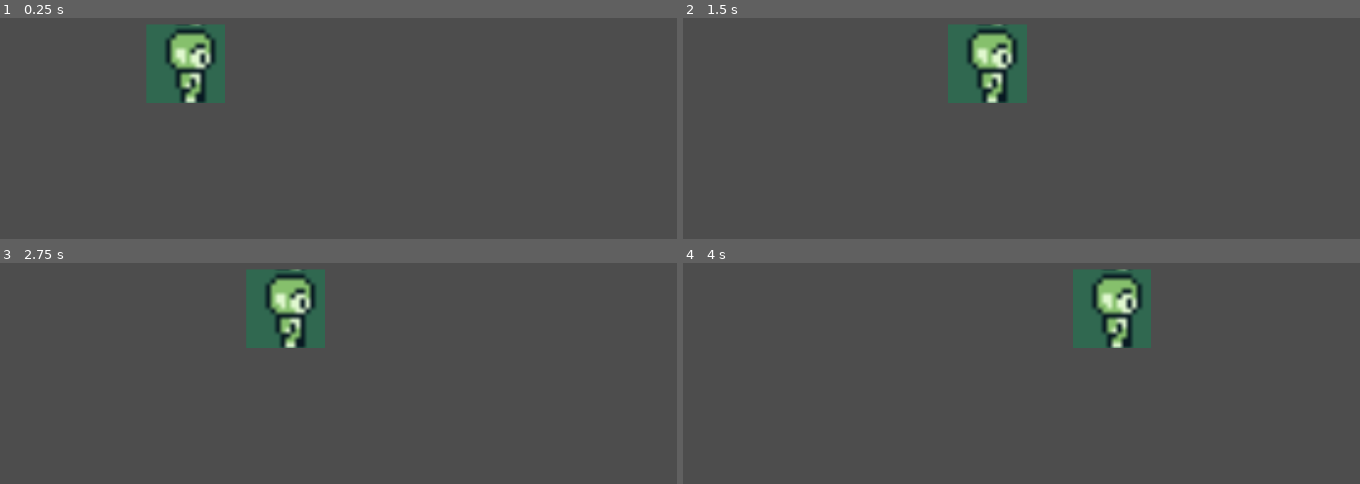
Above: before the commit, frames 1-4 (two rows, left to right).
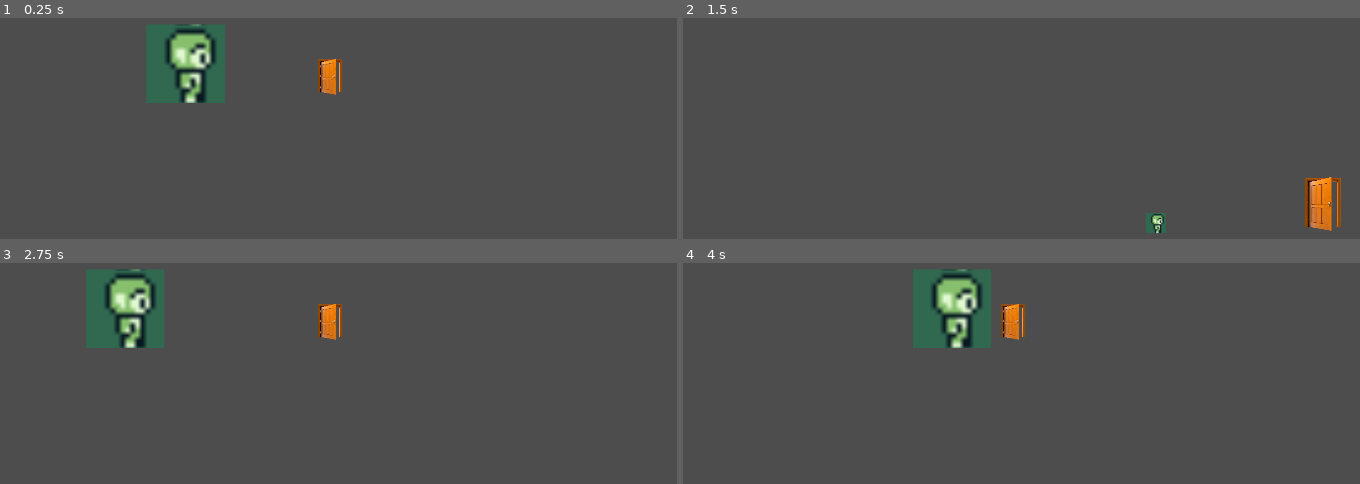
Above: after the commit, the same moments.

Repository: fliro76/Godot-WildJam-07-11-2025
Game: Godot game, scene res://Scenes/main.tscn
Same seed, same stepped clock (60 frames per second), same inputs: the game is played once before the commit and once after it.
Inputs:
- Up to frame 1 (0.25 s): no input
- Up to frame 2 (1.5 s): tap Enter (ui_accept) at 0.5, 0.77 s; hold D (Move_Right) from 0.53 s (still down)
- Up to frame 3 (2.75 s): tap Enter (ui_accept) at 1.52 s; release D (Move_Right) at 2.03 s; hold A (Move_Left) from 2.03 s (still down)
- Up to frame 4 (4 s): release A (Move_Left) at 2.78 s; hold D (Move_Right) from 2.78 s (still down); tap Enter (ui_accept) at 3.02, 3.77 s

The runs differ from the first frame. In frame 1, 0.5% of the frame differs, in the area x 46-51%, y 18-35%; in frame 2, 5.3%; in frame 3, 8.3%; in frame 4, 8.4%, in the area x 33-70%, y 2-39%.

Commit message:
Added door + Level 0

Diff:
--- /dev/null
+++ b/Scenes/Levels/Level/level_0.tscn
@@ -0,0 +1,26 @@
+[gd_scene load_steps=4 format=3 uid="uid://ccx4ti6fa5mvu"]
+
+[ext_resource type="PackedScene" uid="uid://dcc73fmliw256" path="res://Scenes/Characters state/character_Side_Scroll.tscn" id="1_6j21y"]
+[ext_resource type="PackedScene" uid="uid://dbuotqvc8dqey" path="res://Scenes/door.tscn" id="2_aro42"]
+
+[sub_resource type="WorldBoundaryShape2D" id="WorldBoundaryShape2D_g82nm"]
+distance = 1.0
+
+[node name="Level - Outside" type="Node2D"]
+
+[node name="StaticBody2D" type="StaticBody2D" parent="."]
+
+[node name="CollisionShape2D" type="CollisionShape2D" parent="StaticBody2D"]
+shape = SubResource("WorldBoundaryShape2D_g82nm")
+
+[node name="Character_Side_Scroll" parent="." instance=ExtResource("1_6j21y")]
+position = Vector2(-15, -9)
+
+[node name="Camera2D" type="Camera2D" parent="Character_Side_Scroll"]
+position = Vector2(0, -2)
+zoom = Vector2(3, 3)
+
+[node name="Door" parent="." instance=ExtResource("2_aro42")]
+position = Vector2(178, -26)
+scale = Vector2(0.5, 0.5)
+levelToTeleport = "Scenes/Levels/Level/level_1"
--- a/Scenes/Levels/Level_1 - House/level_1.tscn
+++ b/Scenes/Levels/Level/level_1.tscn
@@ -1,5 +1,6 @@
-[gd_scene load_steps=3 format=3 uid="uid://ddjro7lbdw1qk"]
+[gd_scene load_steps=4 format=3 uid="uid://ddjro7lbdw1qk"]
 
+[ext_resource type="PackedScene" uid="uid://dbuotqvc8dqey" path="res://Scenes/door.tscn" id="2_6k3ib"]
 [ext_resource type="PackedScene" uid="uid://bjl7vmx40r3i8" path="res://Scenes/Characters state/character_Top_Down.tscn" id="2_xfk5q"]
 
 [sub_resource type="WorldBoundaryShape2D" id="WorldBoundaryShape2D_t2wyo"]
@@ -52,3 +53,6 @@
 [node name="CollisionShape2D" type="CollisionShape2D" parent="Walls Collision/Right"]
 position = Vector2(-1080, 1825)
 shape = SubResource("WorldBoundaryShape2D_t2wyo")
+
+[node name="Door" parent="." instance=ExtResource("2_6k3ib")]
+position = Vector2(790, 194)
--- /dev/null
+++ b/Scenes/door.tscn
@@ -0,0 +1,23 @@
+[gd_scene load_steps=4 format=3 uid="uid://dbuotqvc8dqey"]
+
+[ext_resource type="Script" uid="uid://pdn6ojktoqar" path="res://Scripts/Door.gd" id="1_p0e35"]
+[ext_resource type="Texture2D" uid="uid://dr8rciiw2kjbg" path="res://Assets/doorPlaceholder.webp" id="2_fahql"]
+
+[sub_resource type="RectangleShape2D" id="RectangleShape2D_p0e35"]
+size = Vector2(20, 24)
+
+[node name="Door" type="Area2D"]
+disable_mode = 2
+script = ExtResource("1_p0e35")
+
+[node name="Sprite2D" type="Sprite2D" parent="."]
+scale = Vector2(0.1, 0.1)
+texture = ExtResource("2_fahql")
+
+[node name="CollisionShape2D" type="CollisionShape2D" parent="."]
+position = Vector2(0, 1)
+scale = Vector2(4, 4)
+shape = SubResource("RectangleShape2D_p0e35")
+one_way_collision_margin = 0.0
+
+[connection signal="body_entered" from="." to="." method="_on_body_entered"]
--- a/Scenes/doors.tscn
+++ /dev/null
@@ -1,14 +0,0 @@
-[gd_scene load_steps=3 format=3 uid="uid://sn8kvh336vhi"]
-
-[ext_resource type="Script" uid="uid://pdn6ojktoqar" path="res://Scripts/Door.gd" id="1_70kxj"]
-
-[sub_resource type="RectangleShape2D" id="RectangleShape2D_3oa17"]
-
-[node name="Doors" type="Node2D"]
-scale = Vector2(1.28, 0.878745)
-
-[node name="Area2D" type="Area2D" parent="."]
-script = ExtResource("1_70kxj")
-
-[node name="CollisionShape2D" type="CollisionShape2D" parent="Area2D"]
-shape = SubResource("RectangleShape2D_3oa17")
--- a/Scenes/main.tscn
+++ b/Scenes/main.tscn
@@ -1,6 +1,6 @@
 [gd_scene load_steps=2 format=3 uid="uid://p151r725gvhn"]
 
-[ext_resource type="PackedScene" uid="uid://ddjro7lbdw1qk" path="res://Scenes/Levels/Level_1 - House/level_1.tscn" id="2_bo1nx"]
+[ext_resource type="PackedScene" uid="uid://ddjro7lbdw1qk" path="res://Scenes/Levels/Level/level_1.tscn" id="2_bo1nx"]
 
 [node name="Main" type="Node2D"]
 
--- a/Scripts/Door.gd
+++ b/Scripts/Door.gd
@@ -1,11 +1,10 @@
 extends Area2D
 
-
-# Called when the node enters the scene tree for the first time.
-func _ready() -> void:
-	pass # Replace with function body.
+@export var levelToTeleport = "Scenes/Levels/Level/level_0"
 
 
-# Called every frame. 'delta' is the elapsed time since the previous frame.
-func _process(delta: float) -> void:
-	pass
+
+
+# To change to the interaction.
+func _on_body_entered(body: Node2D) -> void:
+	get_tree().change_scene_to_file(str("res://",levelToTeleport,".tscn"))
Binary file added: Assets/doorPlaceholder.webp
Not shown, added: Assets/doorPlaceholder.webp.import
